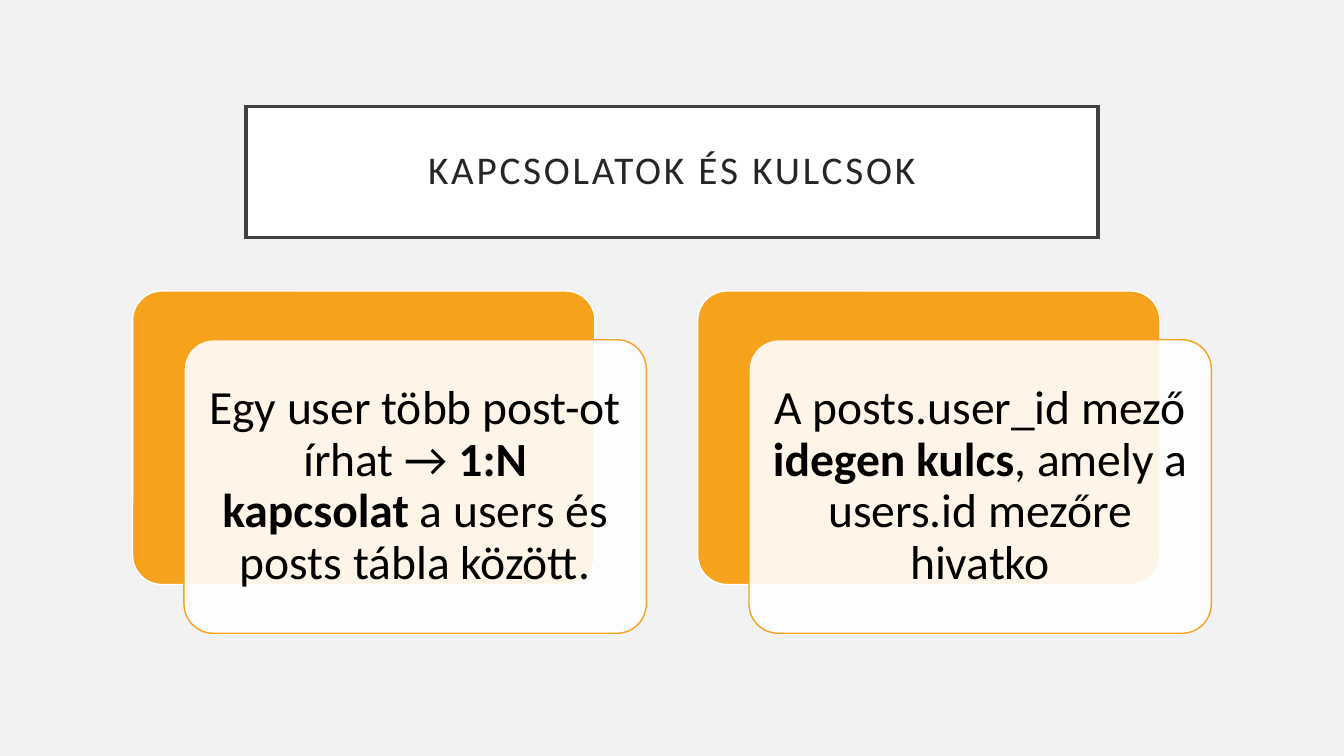
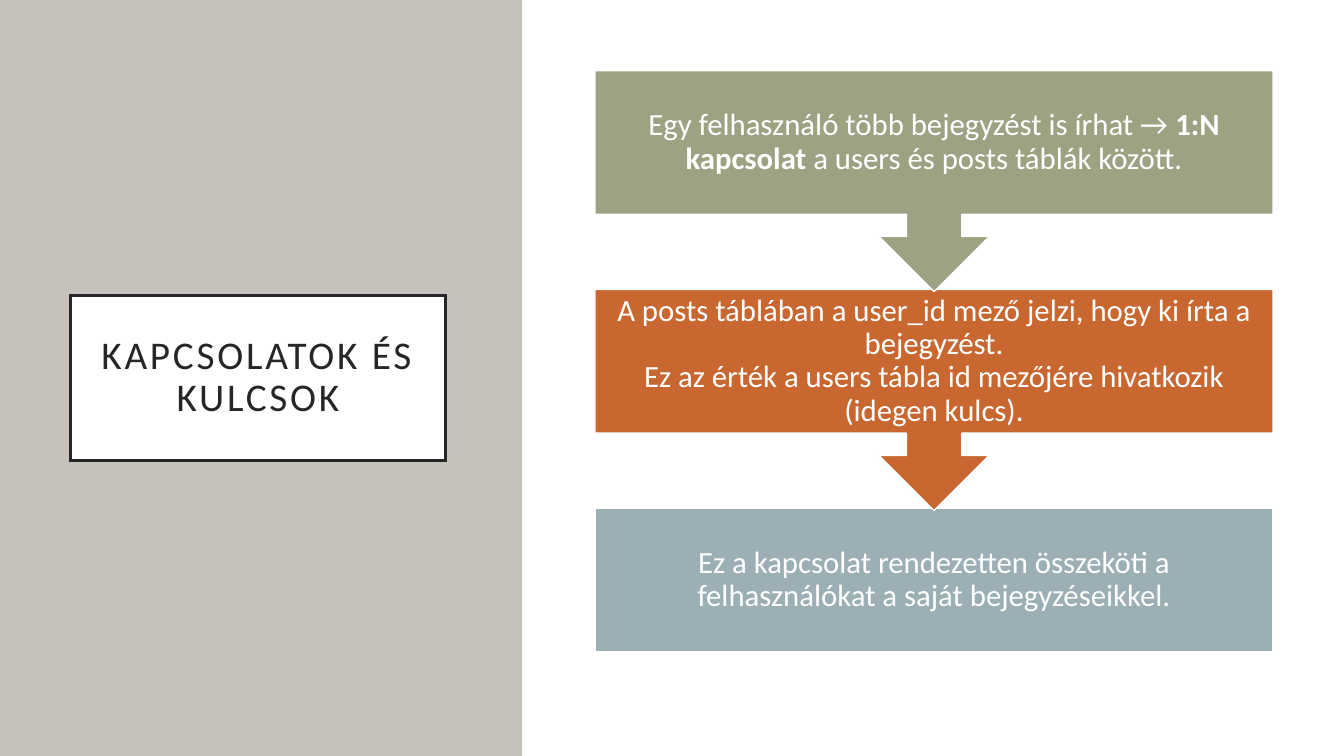
Before and after one commit to Robinhood0123/TothRobert-05-16, a slide deck: slide 5 of PPT/REST API.pptx. Drawn at 1344x756 pixels with LibreOffice and Linux fonts; fonts in the diff are those of the drawing. Boxes give left, top, right and bottom in pixels: in the first picture for what was removed or moved away, otherwise in the second. Text is boxed around its words. In the diff, an @@ line names an element or a change of style, - is before the commit and + after.

```diff
--- a/PPT/REST API.pptx
+++ b/PPT/REST API.pptx
@@ background #F2F2F2 to #FFFFFF @@
@@ rectangle added at [0,0,522,756], fill #C6C1BA @@
@@ rectangle added at [524,0,1344,756], fill #FFFFFF @@
@@ group added at [595,71,1273,652]: 2 texts, 2 up arrow callouts, 1 rectangle @@
+Ez a kapcsolat rendezetten összeköti a felhasználókat a saját bejegyzéseikkel.
+A posts táblában a user_id mező jelzi, hogy ki írta a bejegyzést.
+Ez az érték a users tábla id mezőjére hivatkozik (idegen kulcs).
@@ text at [648,113,1219,174]: text changed; size 34 to 22 pt; text colour #000000 to #FFFFFF @@
-Egy user több post-ot írhat → 1:N kapcsolat a users és posts tábla között.
+Egy felhasználó több bejegyzést is írhat → 1:N kapcsolat a users és posts táblák között.
@@ title "KAPCSOLATOK ÉS KULCSOK": place and size @@
-title "KAPCSOLATOK ÉS KULCSOK" at [246,106,1098,237]
+title "KAPCSOLATOK ÉS KULCSOK" at [71,295,446,461]
@@ title "KAPCSOLATOK ÉS KULCSOK" at [71,295,446,461]: outline #404040 2.5 pt to #262626 2.5 pt @@
@@ group removed at [133,291,1212,633]: 4 rounded rectangles, 1 text @@
-A posts.user_id mező idegen kulcs, amely a users.id mezőre hivatko
```
Also in this commit, not shown: 4 other slides changed, 1 other file.
